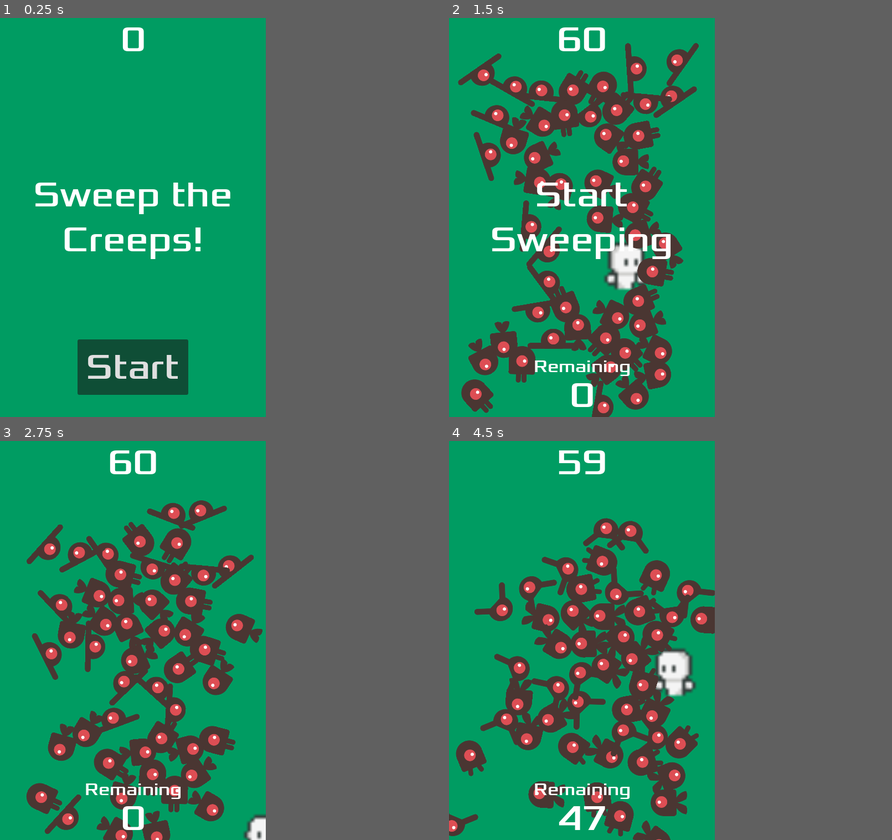
Above: before the commit, frames 1-4 (two rows, left to right).
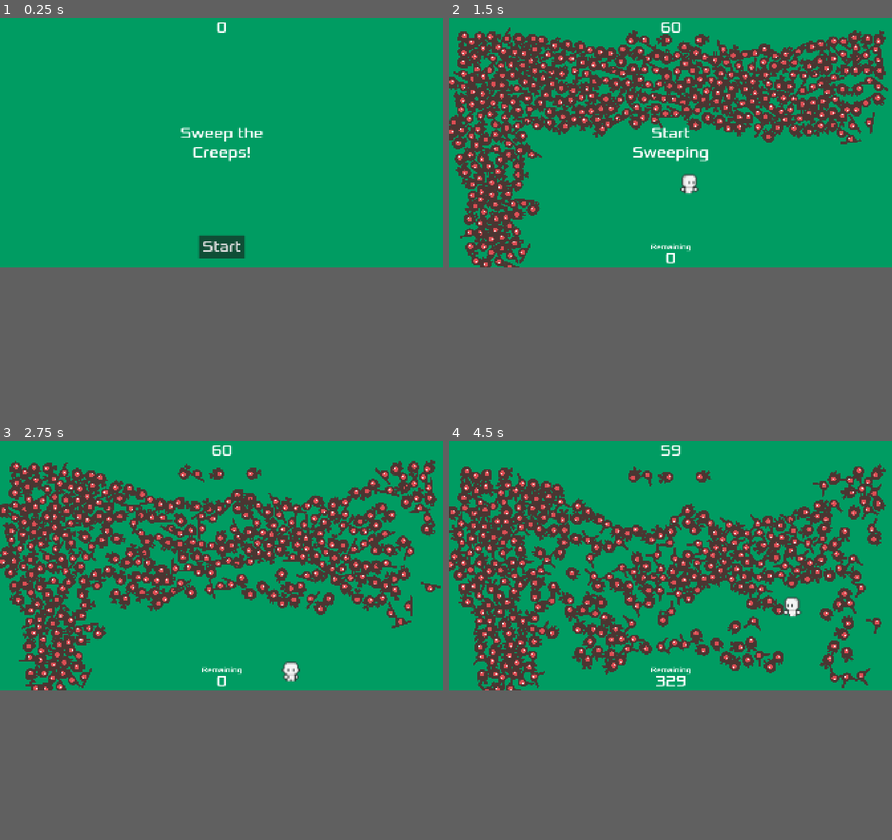
Above: after the commit, the same moments.

Repository: rynong99/Sweep-the-Creeps
Game: Godot game, scene res://Main.tscn
Two runs of this game, one before a commit and one after it. Both use one fixed random seed, a clock stepped at 60 frames per second and the inputs below.
Inputs:
- Up to frame 1 (0.25 s): no input
- Up to frame 2 (1.5 s): click "Start" at 0.5 s; hold D (move_right) from 1.28 s (still down)
- Up to frame 3 (2.75 s): release D (move_right) at 2.03 s; hold S (move_down) from 2.03 s (still down)
- Up to frame 4 (4.5 s): release S (move_down) at 2.78 s; hold D (move_right) 2.78-3.53 s; hold W (move_up) 3.53-4.28 s; hold A (move_left) from 4.28 s (still down)
The window is 480x720 before the commit and 800x450 after it. Grey fills any space a smaller window leaves; there, only what the larger window draws over its background counts as a difference.

The runs differ from the first frame. In frame 1, 6.4% of the frame differs, in the area x 8-60%, y 1-95%; in frame 2, 35%, in the area x 0-100%, y 1-100%; in frame 3, 33%; in frame 4, 34%.

Commit message:
Game Boundary Update
Slightly unrelated to the assignment. Updated the game's window and changed how the game treats its borders. (2hr)

Diff:
--- a/dodgethecreeps/Main.tscn
+++ b/dodgethecreeps/Main.tscn
@@ -10,9 +10,24 @@
 
 [sub_resource type="Curve2D" id="Curve2D_3dxm6"]
 _data = {
-"points": PackedVector2Array(0, 0, 0, 0, 0, 0, 0, 0, 0, 0, 480, 0, 0, 0, 0, 0, 480, 720, 0, 0, 0, 0, 0, 720, 0, 0, 0, 0, 0, 0)
+"points": PackedVector2Array(0, 0, 0, 0, 85.3333, 85.3333, 0, 0, 0, 0, 2474.67, 85.3333, 0, 0, 0, 0, 2474.67, 1365.33, 0, 0, 0, 0, 85.3333, 1365.33, 0, 0, 0, 0, 85.3333, 85.3333)
 }
 point_count = 5
+
+[sub_resource type="WorldBoundaryShape2D" id="WorldBoundaryShape2D_trn2v"]
+normal = Vector2(0, 1)
+distance = 24.0
+
+[sub_resource type="WorldBoundaryShape2D" id="WorldBoundaryShape2D_20pc6"]
+normal = Vector2(1, 0)
+distance = -8.0
+
+[sub_resource type="WorldBoundaryShape2D" id="WorldBoundaryShape2D_03owx"]
+distance = -1000.0
+
+[sub_resource type="WorldBoundaryShape2D" id="WorldBoundaryShape2D_wkp8b"]
+normal = Vector2(-1, 0)
+distance = -1384.0
 
 [node name="Main" type="Node2D"]
 script = ExtResource("1_r0du0")
@@ -46,14 +61,15 @@
 one_shot = true
 
 [node name="StartPosition" type="Marker2D" parent="."]
-position = Vector2(240, 450)
+position = Vector2(960, 720)
 
 [node name="MobPath" type="Path2D" parent="."]
 scale = Vector2(0.75, 0.75)
 curve = SubResource("Curve2D_3dxm6")
 
 [node name="MobSpawnLocation" type="PathFollow2D" parent="MobPath"]
-rotation = -1.5708
+position = Vector2(2474.67, 95.9885)
+rotation = 1.5708
 progress = 2400.0
 
 [node name="HUD" parent="." instance=ExtResource("4_cm0pq")]
@@ -71,7 +87,29 @@
 stream = ExtResource("6_3dxm6")
 
 [node name="Player" parent="." instance=ExtResource("3_fos0i")]
-position = Vector2(240, 450)
+position = Vector2(960, 720)
+
+[node name="World" type="StaticBody2D" parent="."]
+collision_layer = 2
+
+[node name="Top" type="CollisionShape2D" parent="World"]
+position = Vector2(32, 8)
+shape = SubResource("WorldBoundaryShape2D_trn2v")
+
+[node name="Left" type="CollisionShape2D" parent="World"]
+position = Vector2(40, 1056)
+shape = SubResource("WorldBoundaryShape2D_20pc6")
+
+[node name="Bottom" type="CollisionShape2D" parent="World"]
+position = Vector2(8, 56)
+shape = SubResource("WorldBoundaryShape2D_03owx")
+
+[node name="Right" type="CollisionShape2D" parent="World"]
+position = Vector2(504, 1056)
+shape = SubResource("WorldBoundaryShape2D_wkp8b")
+
+[node name="TileMapLayer" type="TileMapLayer" parent="."]
+position = Vector2(8, 56)
 
 [connection signal="timeout" from="MobTimer" to="." method="_on_mob_timer_timeout"]
 [connection signal="timeout" from="ScoreTimer" to="." method="_on_score_timer_timeout"]
--- a/dodgethecreeps/Mob.tscn
+++ b/dodgethecreeps/Mob.tscn
@@ -7,6 +7,9 @@
 [ext_resource type="Texture2D" uid="uid://ct4kni30r7gjv" path="res://dodge_the_creeps_2d_assets/art/enemySwimming_2.png" id="5_utplx"]
 [ext_resource type="Texture2D" uid="uid://3ppgli0yjwck" path="res://dodge_the_creeps_2d_assets/art/enemyWalking_1.png" id="6_6v40e"]
 [ext_resource type="Texture2D" uid="uid://dw8fylhofqt4s" path="res://dodge_the_creeps_2d_assets/art/enemyWalking_2.png" id="7_xqp27"]
+
+[sub_resource type="PhysicsMaterial" id="PhysicsMaterial_ejbti"]
+friction = 10.0
 
 [sub_resource type="SpriteFrames" id="SpriteFrames_8qumo"]
 animations = [{
@@ -49,6 +52,10 @@
 height = 112.0
 
 [node name="Mob" type="RigidBody2D" groups=["mobs", "mobsCount"]]
+collision_layer = 3
+collision_mask = 3
+mass = 5.0
+physics_material_override = SubResource("PhysicsMaterial_ejbti")
 gravity_scale = 0.0
 continuous_cd = 1
 max_contacts_reported = 1
@@ -67,5 +74,4 @@
 
 [node name="VisibleOnScreenNotifier2D" type="VisibleOnScreenNotifier2D" parent="."]
 
-[connection signal="body_entered" from="." to="." method="_on_body_entered"]
 [connection signal="screen_exited" from="VisibleOnScreenNotifier2D" to="." method="_on_visible_on_screen_notifier_2d_screen_exited"]
--- a/dodgethecreeps/Player.tscn
+++ b/dodgethecreeps/Player.tscn
@@ -189,11 +189,7 @@
 "speed": 5.0
 }]
 
-[sub_resource type="CapsuleShape2D" id="CapsuleShape2D_cxr5p"]
-radius = 27.0
-height = 68.0
-
-[node name="Player" type="StaticBody2D"]
+[node name="CharacterBody2D" type="CharacterBody2D"]
 script = ExtResource("1_cxr5p")
 
 [node name="AnimatedSprite2D" type="AnimatedSprite2D" parent="."]
@@ -202,6 +198,6 @@
 sprite_frames = SubResource("SpriteFrames_hp6x6")
 animation = &"up"
 
-[node name="CollisionShape2D" type="CollisionShape2D" parent="."]
-scale = Vector2(1.5, 1.5)
-shape = SubResource("CapsuleShape2D_cxr5p")
+[node name="CollisionPolygon2D" type="CollisionPolygon2D" parent="."]
+build_mode = 1
+polygon = PackedVector2Array(-32, 40, 32, 40, 48, -64, 0, -40, -48, -64)
--- a/dodgethecreeps/main.gd
+++ b/dodgethecreeps/main.gd
@@ -30,7 +30,7 @@
 	get_tree().call_group("goal", "queue_free")
 	$Music.play()
 	var spawnGoal = randi_range(0,100)
-	for i in range(100):
+	for i in range(1000):
 		mobSpawn()
 		i+=1
 
@@ -73,11 +73,11 @@
 
 	# Spawn the mob by adding it to the Main scene.
 
-	if (mob.position.x < 0) or (mob.position.x > (480)):
+	if (mob.position.x < 0) or (mob.position.x > (1920)):
 		print('Mob spawned out of bounds (X)')
 		print(mob.position)
 		return
-	elif (mob.position.y < 0) or (mob.position.y > (720)):
+	elif (mob.position.y < 0) or (mob.position.y > (1080)):
 		print('Mob spawned out of bounds (Y)')
 		print(mob.position)
 		return
--- a/dodgethecreeps/mob.gd
+++ b/dodgethecreeps/mob.gd
@@ -5,9 +5,12 @@
 	$AnimatedSprite2D.play()
 
 func _process(delta):
-	if (position.x < 0) or (position.x > (480)):
+	if (position.x < 0) or (position.x > (1920)):
 		queue_free()
-	elif (position.y < 0) or (position.y > (720)):
+	elif (position.y < 0) or (position.y > (1080)):
 		queue_free()
+	if linear_velocity > Vector2(100,100):
+		linear_damp = 1
+		self.set_collision_mask_value(2,false)
 func _on_visible_on_screen_notifier_2d_screen_exited():
 	queue_free()
--- a/dodgethecreeps/player.gd
+++ b/dodgethecreeps/player.gd
@@ -1,4 +1,4 @@
-extends StaticBody2D
+extends CharacterBody2D
 signal hit
 @export var speed = 400
 var screen_size
@@ -9,12 +9,16 @@
 	var velocity = Vector2.ZERO # The player's movement vector.
 	if Input.is_action_pressed("move_right"):
 		velocity.x += 1
+		$CollisionPolygon2D.rotation_degrees = 90
 	if Input.is_action_pressed("move_left"):
 		velocity.x -= 1
+		$CollisionPolygon2D.rotation_degrees = 270
 	if Input.is_action_pressed("move_down"):
 		velocity.y += 1
+		$CollisionPolygon2D.rotation_degrees = 180
 	if Input.is_action_pressed("move_up"):
 		velocity.y -= 1
+		$CollisionPolygon2D.rotation_degrees = 0
 
 	if velocity.length() > 0:
 		velocity = velocity.normalized() * speed
@@ -39,12 +43,12 @@
 	#hide() # Player disappears after being hit.
 	hit.emit()
 	# Must be deferred as we can't change physics properties on a physics callback.
-	$CollisionShape2D.set_deferred("disabled", true)
+	$CollisionPolygon2D.set_deferred("disabled", true)
 
 func start(pos):
 	position = pos
 	show()
-	$CollisionShape2D.disabled = false
+	$CollisionPolygon2D.disabled = false
 
 
 func _on_player_hit() -> void:
--- a/dodgethecreeps/project.godot
+++ b/dodgethecreeps/project.godot
@@ -17,8 +17,9 @@
 
 [display]
 
-window/size/viewport_width=480
-window/size/viewport_height=720
+window/size/viewport_width=1920
+window/size/viewport_height=1080
+window/size/mode=2
 window/stretch/mode="canvas_items"
 
 [editor]
Not shown: 1 places in dodgethecreeps/Main.tscn that only renumber resources
Not shown: 1 places in dodgethecreeps/Mob.tscn that only renumber resources
Not shown: 1 places in dodgethecreeps/Player.tscn that only renumber resources
Not shown, added: dodgethecreeps/brackeys_platformer_assets/LICENSE & CREDITS.txt
Binary file added: dodgethecreeps/brackeys_platformer_assets/fonts/PixelOperator8-Bold.ttf
Not shown, added: dodgethecreeps/brackeys_platformer_assets/fonts/PixelOperator8-Bold.ttf.import
Binary file added: dodgethecreeps/brackeys_platformer_assets/fonts/PixelOperator8.ttf
Not shown, added: dodgethecreeps/brackeys_platformer_assets/fonts/PixelOperator8.ttf.import
Not shown, added: dodgethecreeps/brackeys_platformer_assets/music/time_for_adventure.mp3.import
Not shown, added: dodgethecreeps/brackeys_platformer_assets/sounds/coin.wav.import
Not shown, added: dodgethecreeps/brackeys_platformer_assets/sounds/explosion.wav.import
Not shown, added: dodgethecreeps/brackeys_platformer_assets/sounds/hurt.wav.import
(and 25 more such lines)
